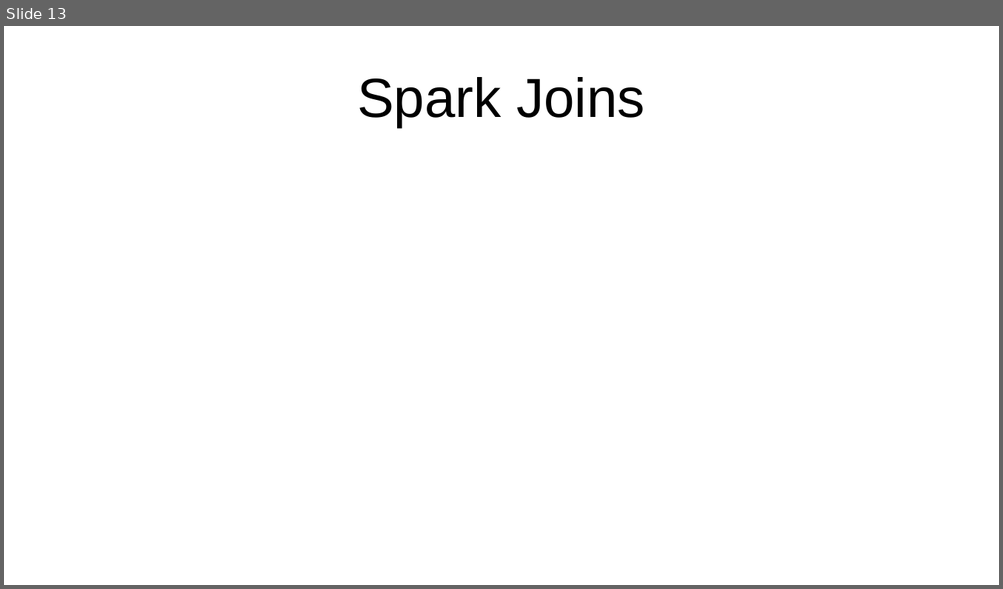
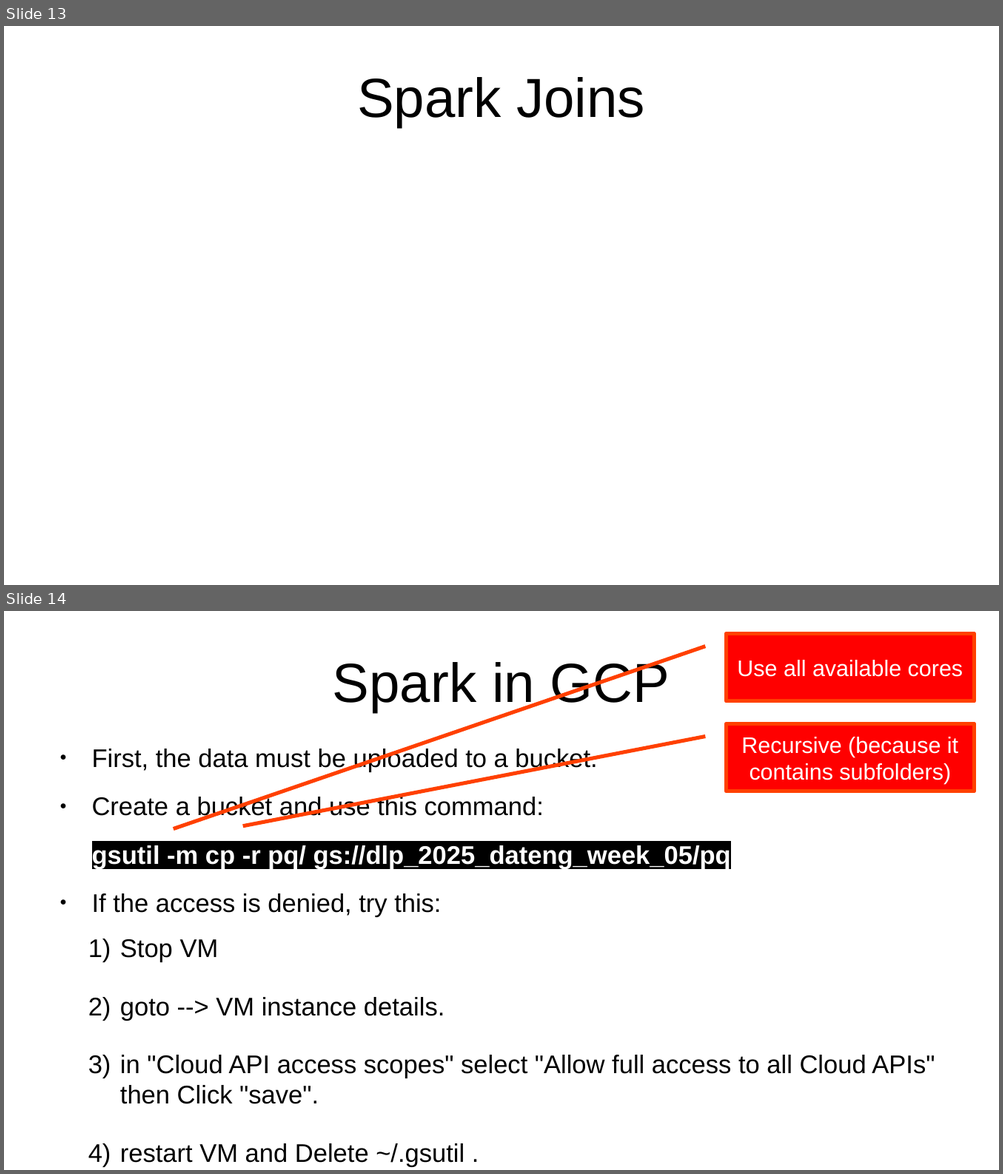
Before and after one commit to mossdet/dlp_data_eng, a slide deck: Notes/05_01_Batch_Processing_Spark.odp. Shown one above the other, each under a label of ours: slide 13 before the commit, slides 13 and 14 after it. The pictures are 1003x589 and 1003x1174 pixels, drawn with LibreOffice and Linux fonts; fonts in the diff are those of the drawing. Boxes give left, top, right and bottom in pixels: in the first picture for what was removed or moved away, otherwise in the second. Text is boxed around its words. In the diff, an @@ line names an element or a change of style, - is before the commit and + after.

```diff
--- a/Notes/05_01_Batch_Processing_Spark.odp
+++ b/Notes/05_01_Batch_Processing_Spark.odp
@@ slide 14 added at [4,611,999,1170], background #FFFFFF @@
@@ border callout added at [726,633,974,701], fill #FF0000, outline #FF4000 3 pt, 18 pt, text #FFFFFF @@
+Use all available cores
@@ title added at [333,658,669,712], 44 pt, text #000000 @@
+Spark in GCP
@@ border callout added at [726,723,974,792], fill #FF0000, outline #FF4000 3 pt, 18 pt, text #FFFFFF @@
+Recursive (because it contains subfolders)
@@ text added at [92,746,934,1167], 20.4 pt, text #000000 @@
+● First, the data must be uploaded to a bucket.
+● Create a bucket and use this command:
+gsutil -m cp -r pq/ gs://dlp_2025_dateng_week_05/pq
+● If the access is denied, try this:
+1) Stop VM
+2) goto --> VM instance details.
+3) in "Cloud API access scopes" select "Allow full access to all Cloud APIs" then Click "save".
+4) restart VM and Delete ~/.gsutil .
```
Also in this commit, not shown: 8 other slides added, 4 other files.
